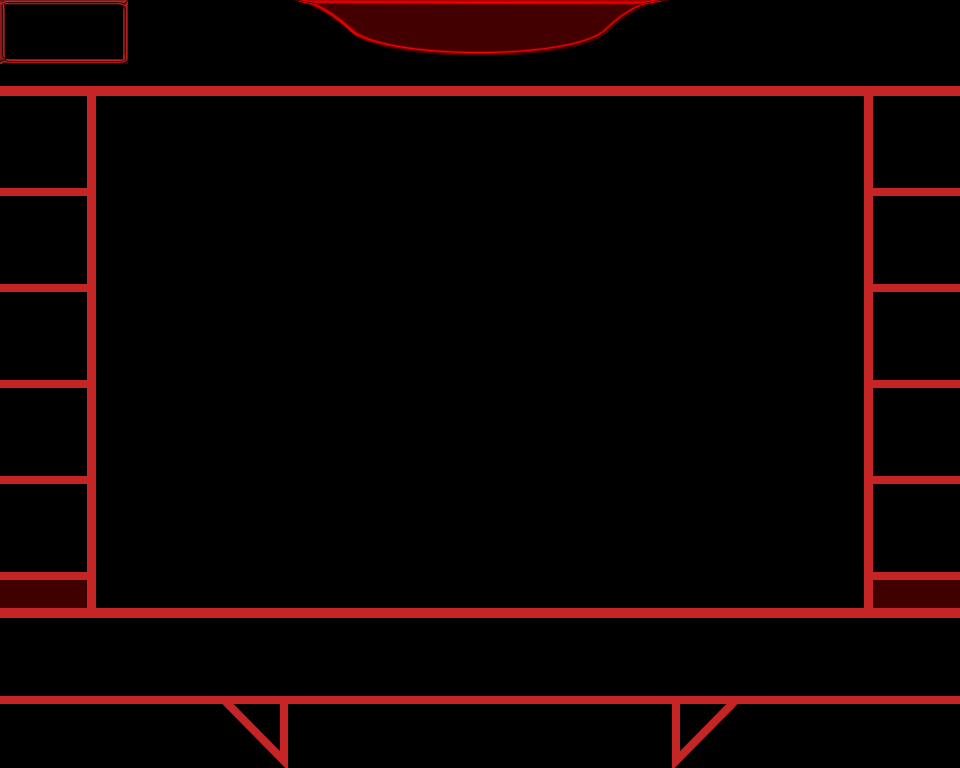
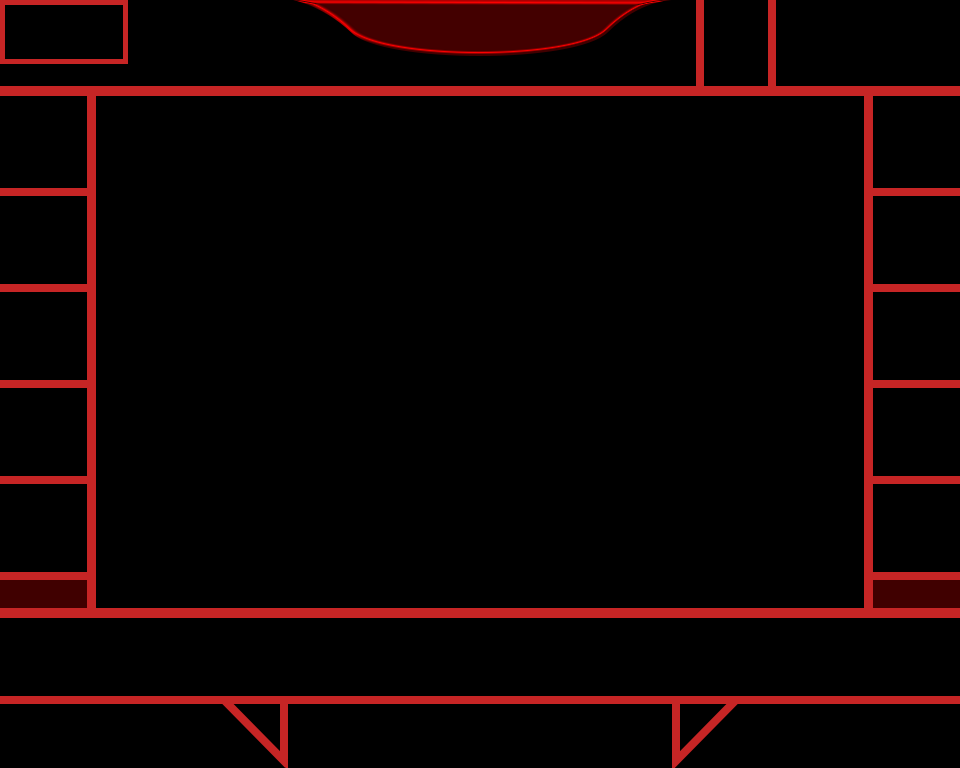
Revision of a layered 960×768 image; what changed, layer by layer:
added layer "Calque 9" in group "Border" over left=696, top=0, right=776, bottom=86
